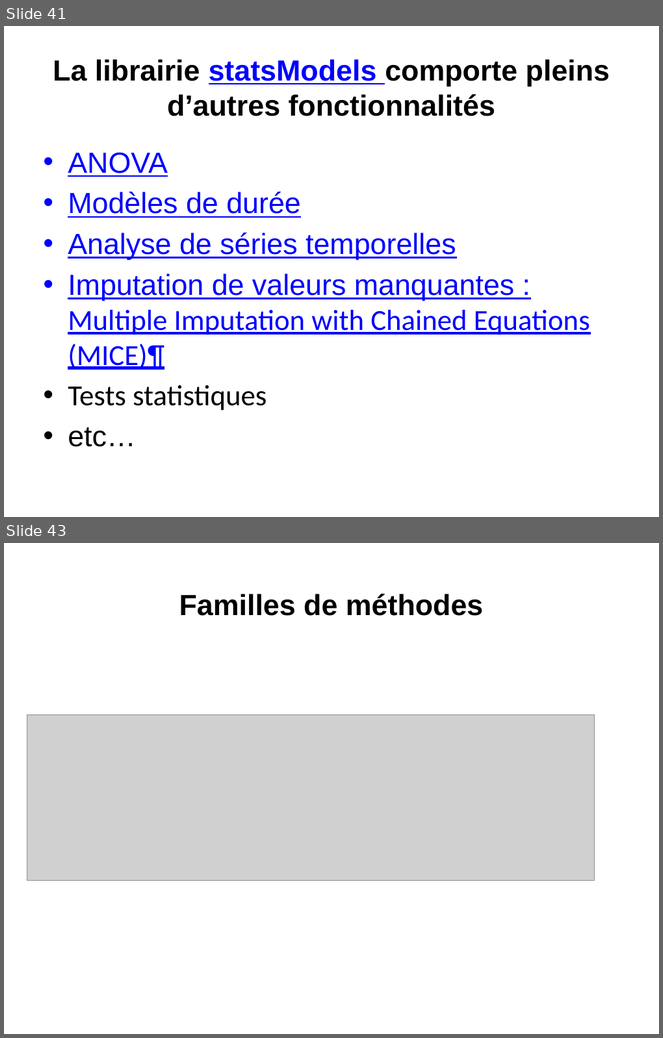
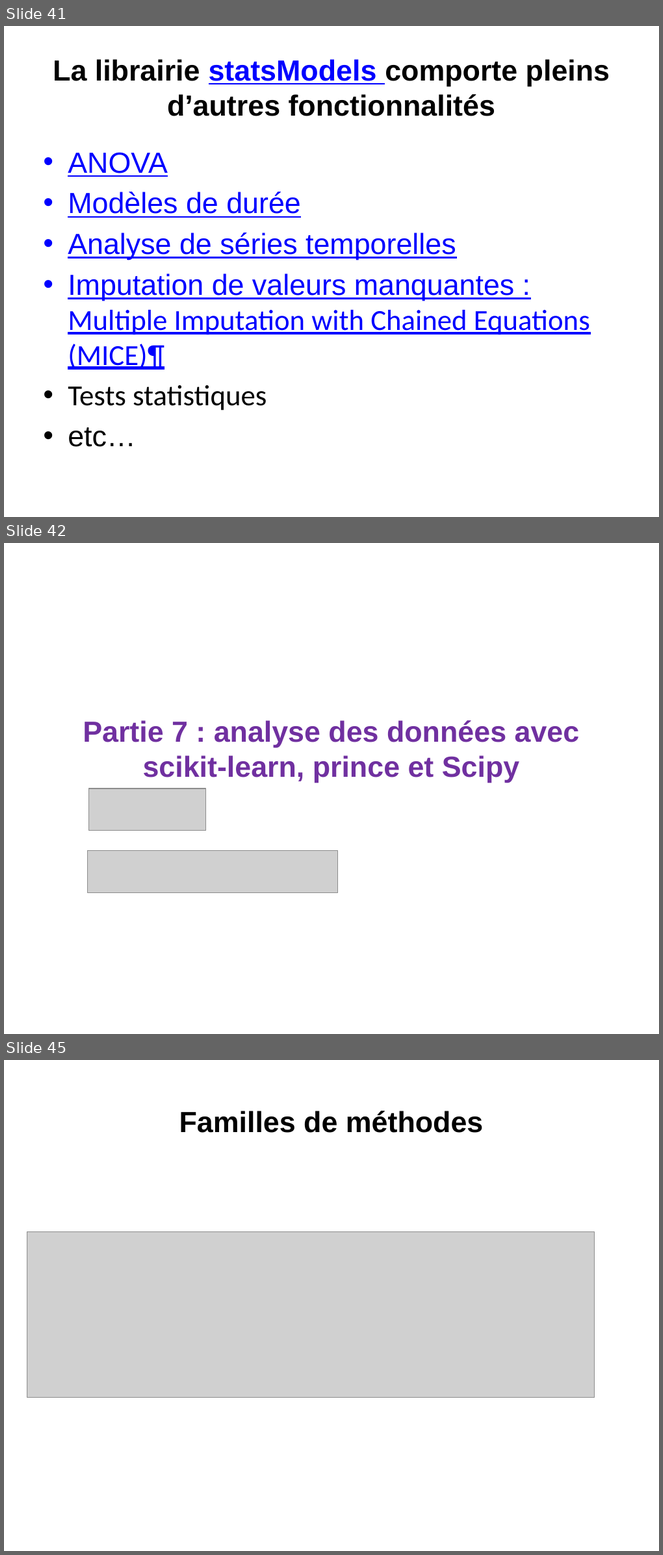
Before and after one commit to loicmidy/formation-python, a slide deck: formation python.pptx. Shown one above the other, each under a label of ours: slides 41 and 43 before the commit, slides 41, 42 and 45 after it; the slides between them are not shown. The pictures are 663x1038 and 663x1555 pixels, drawn with LibreOffice and Linux fonts; fonts in the diff are those of the drawing; grey boxes stand for pictures. Boxes give left, top, right and bottom in pixels: in the first picture for what was removed or moved away, otherwise in the second. Text is boxed around its words. In the diff, an @@ line names an element or a change of style, - is before the commit and + after.

```diff
--- a/formation python.pptx
+++ b/formation python.pptx
@@ slide 42 added at [4,543,659,1034], background #FFFFFF @@
@@ title added at [83,720,580,783], 32 pt, text #7030A0, bold @@
+Partie 7 : analyse des données avec scikit-learn, prince et Scipy
@@ picture added at [89,789,206,831] @@
@@ picture added at [88,850,337,893] @@
@@ what was slide 43 is now slide 45 @@
```
Also in this commit, not shown: 3 slides changed, 1 other slide added, 2 other files.
